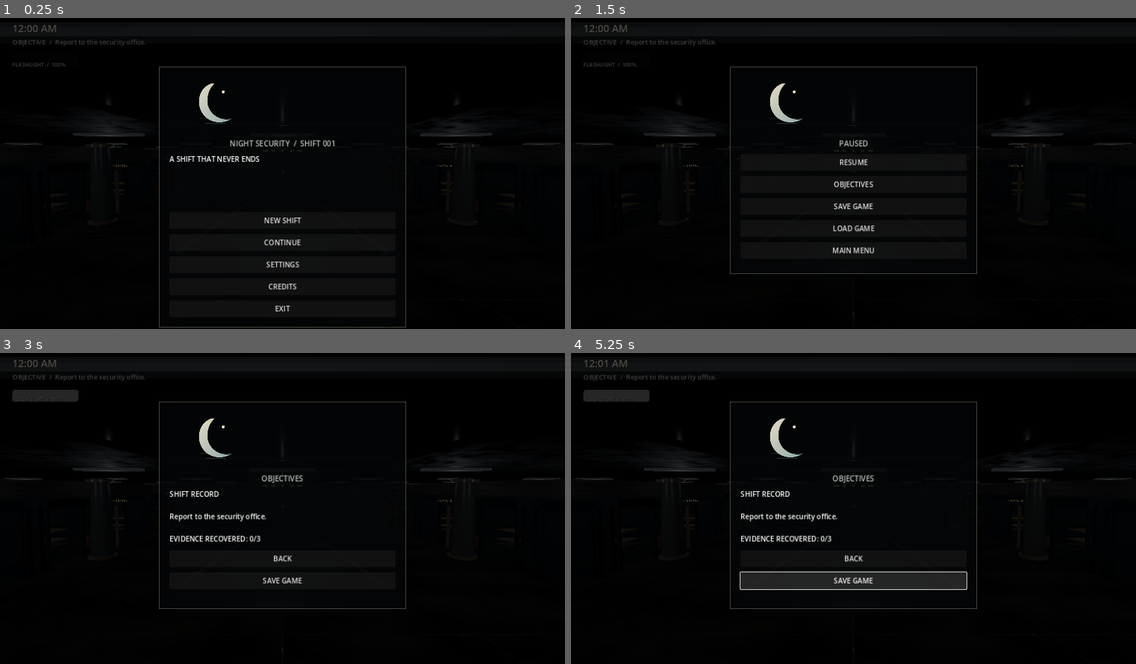
Above: before the commit, frames 1-4 (two rows, left to right).
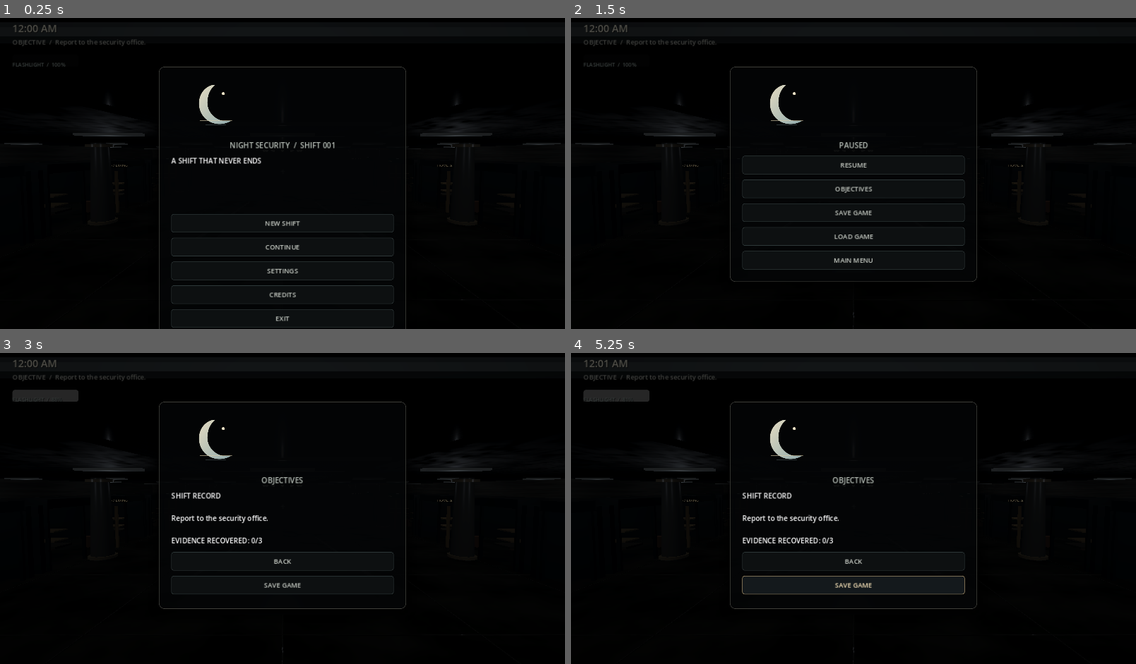
Above: after the commit, the same moments.

Repository: dontcare-dev/AFTER-HOURS
Game: Godot game, scene res://scenes/main.tscn
Two runs of this game, one before a commit and one after it. Both use one fixed random seed, a clock stepped at 60 frames per second and the inputs below.
Inputs (mouse positions are in pixels of both pictures, inside the frame that each line leads up to):
- Up to frame 1 (0.25 s): no input
- Up to frame 2 (1.5 s): click "SETTINGS" at 0.5 s; click "BACK" at 1.25 s
- Up to frame 3 (3 s): click "RESUME" at 2 s; tap Enter (objectives) at 2.75 s; move the mouse to (310, 505) at 2.77 s; hold W (move_forward) from 2.78 s (still down); hold E (interact) from 2.78 s (still down)
- Up to frame 4 (5.25 s): tap Enter (objectives) at 3.05, 4.35 s; release W (move_forward) at 3.5 s; release E (interact) at 3.5 s; click "BACK" at 3.5 s; tap Space at 4.25 s; move the mouse to (825, 505) at 4.27 s; hold W (move_forward) 4.28-5 s; tap E (interact) at 4.55 s; click "SAVE GAME" at 5 s

The runs differ from the first frame. In frame 1, 1.9% of the frame differs, in the area x 28-72%, y 15-100%; in frame 2, 1.8%; in frame 3, 1.6%; in frame 4, 2.5%, in the area x 28-72%, y 15-83%.

Commit message:
Polish custom title and pause menu styling

Diff:
--- a/scripts/game.gd
+++ b/scripts/game.gd
@@ -874,7 +874,15 @@
 	for action in actions:
 		var button = Button.new()
 		button.text = action[0]
-		button.custom_minimum_size.y = 38
+		button.custom_minimum_size.y = 42
+		button.size_flags_horizontal = Control.SIZE_EXPAND_FILL
+		button.add_theme_stylebox_override("normal", menu_button_style(Color(0.055, 0.067, 0.071, 0.92), Color(0.24, 0.29, 0.29, 0.8)))
+		button.add_theme_stylebox_override("hover", menu_button_style(Color(0.11, 0.14, 0.145, 0.98), Color(0.65, 0.57, 0.42, 0.95)))
+		button.add_theme_stylebox_override("pressed", menu_button_style(Color(0.18, 0.2, 0.19, 1.0), Color(0.82, 0.7, 0.5, 1.0)))
+		button.add_theme_stylebox_override("focus", menu_button_style(Color(0.08, 0.1, 0.11, 1.0), Color(0.65, 0.57, 0.42, 1.0)))
+		button.add_theme_color_override("font_color", Color(0.78, 0.8, 0.77))
+		button.add_theme_color_override("font_hover_color", Color(0.96, 0.88, 0.72))
+		button.add_theme_font_size_override("font_size", 15)
 		button.pressed.connect(_menu_action.bind(action[1]))
 		layout.add_child(button)
 
@@ -992,10 +1000,26 @@
 		ending_body = "You make it outside, but your shift log is blank. The company says you never worked there. The next night, another guard takes your place."
 	show_menu(ending_title, [["PLAY AGAIN", "menu"]], ending_body)
 
+func menu_button_style(fill_color: Color, edge_color: Color) -> StyleBoxFlat:
+	var style = StyleBoxFlat.new()
+	style.bg_color = fill_color
+	style.border_color = edge_color
+	style.set_border_width_all(1)
+	style.set_corner_radius_all(5)
+	style.content_margin_left = 18
+	style.content_margin_right = 18
+	style.content_margin_top = 8
+	style.content_margin_bottom = 8
+	return style
+
 func panel_style() -> StyleBoxFlat:
 	var style = StyleBoxFlat.new()
 	style.bg_color = Color(0.018, 0.023, 0.028, 0.78)
 	style.border_color = Color(0.34, 0.34, 0.31, 0.8)
 	style.set_border_width_all(1)
-	style.set_content_margin_all(24)
+	style.set_content_margin_all(28)
+	style.set_corner_radius_all(12)
+	style.shadow_color = Color(0, 0, 0, 0.55)
+	style.shadow_size = 24
+	style.shadow_offset = Vector2(0, 8)
 	return style
